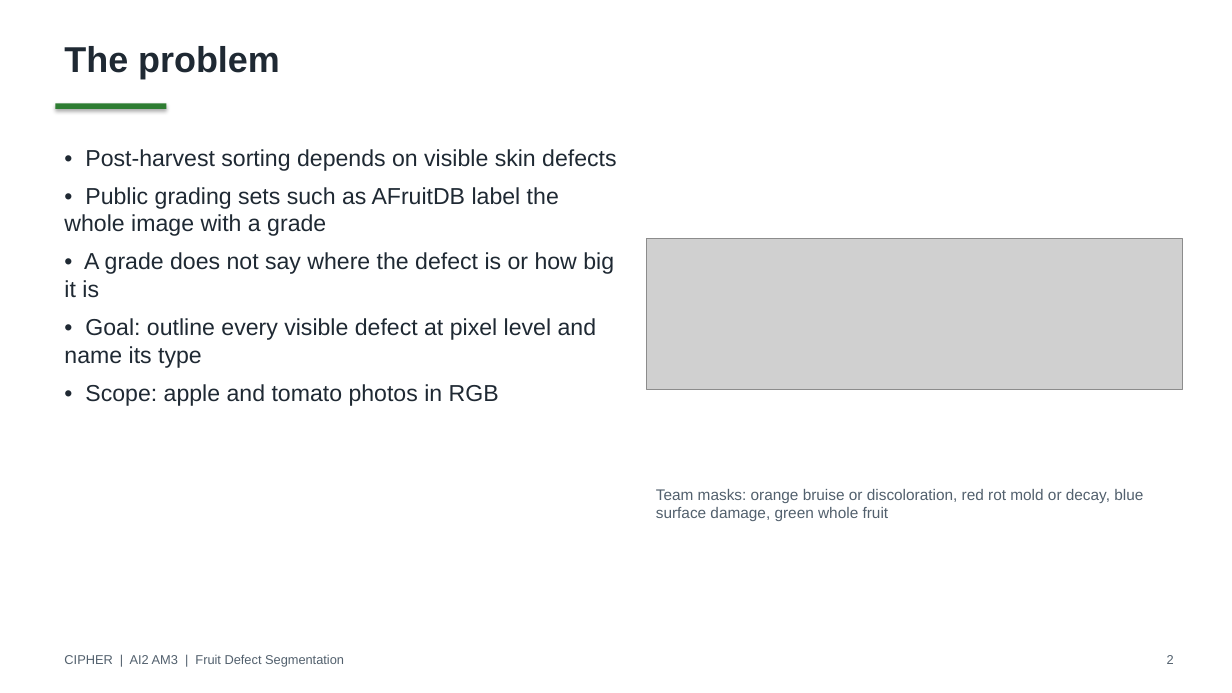
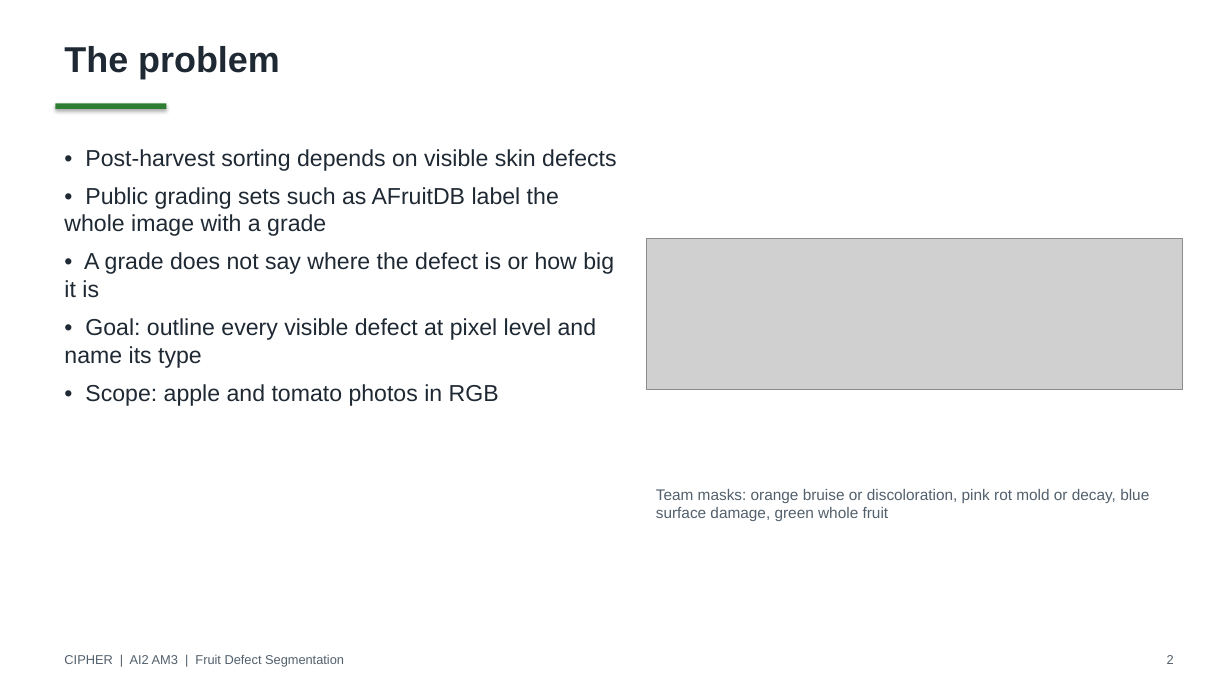
Before and after one commit to deangg/instancesegmentation, a slide deck: slide 2 of slides/CIPHER_AI2_Final_Defense.pptx. Drawn at 1232x693 pixels with LibreOffice and Linux fonts; fonts in the diff are those of the drawing; grey boxes stand for pictures. Boxes give left, top, right and bottom in pixels: in the first picture for what was removed or moved away, otherwise in the second. Text is boxed around its words. In the diff, an @@ line names an element or a change of style, - is before the commit and + after.

```diff
--- a/slides/CIPHER_AI2_Final_Defense.pptx
+++ b/slides/CIPHER_AI2_Final_Defense.pptx
@@ text at [656,489,1149,521]: text changed @@
-Team masks: orange bruise or discoloration, red rot mold or decay, blue surface damage, green whole fruit
+Team masks: orange bruise or discoloration, pink rot mold or decay, blue surface damage, green whole fruit
```
Also in this commit, not shown: 9 other slides changed, 13 other files.
